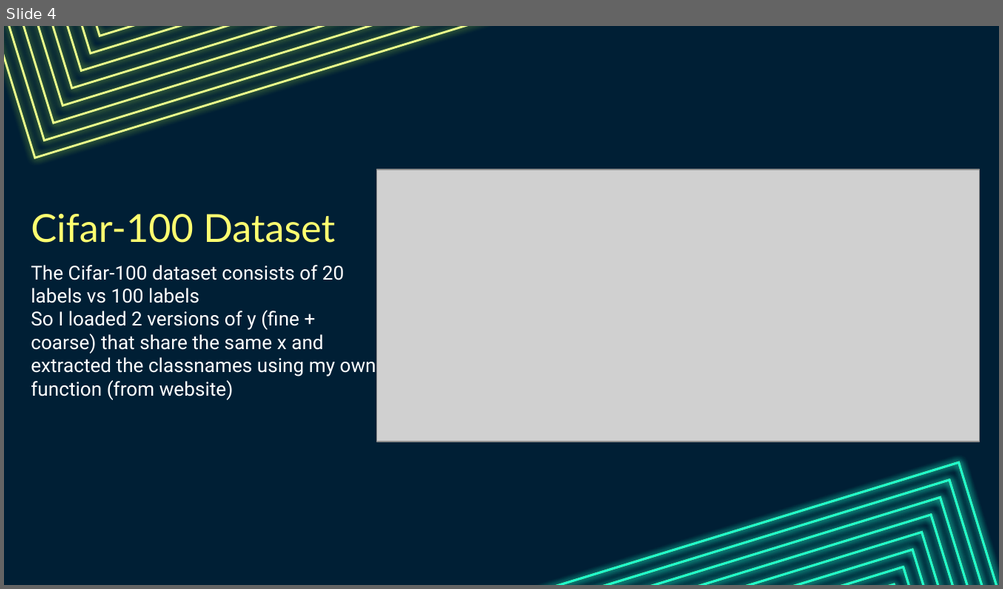
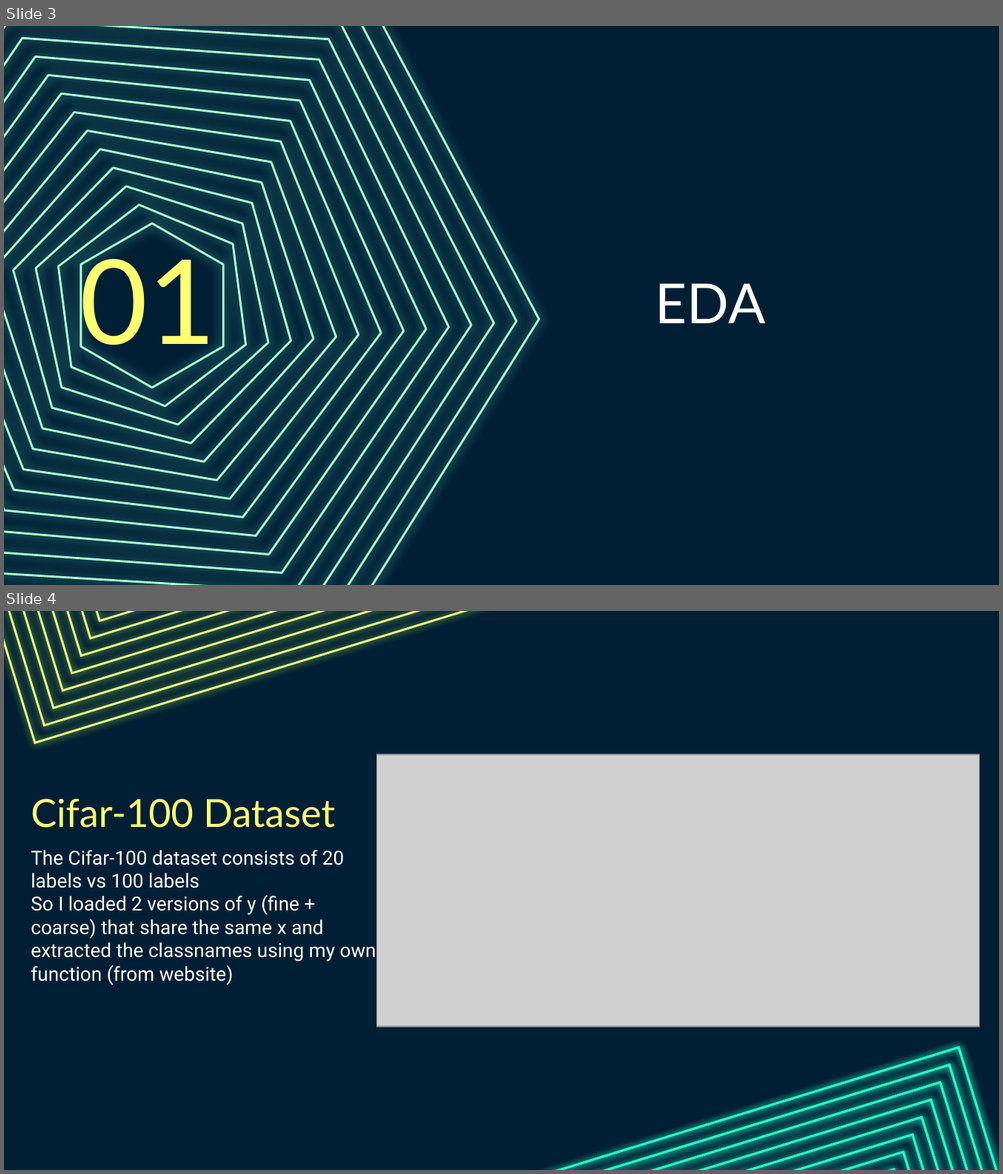
Before and after one commit to Amirrahman19/DeepLearning, a slide deck: CA1/PartB/Cifar100.pptx. Shown one above the other, each under a label of ours: slide 4 before the commit, slides 3 and 4 after it. The pictures are 1003x589 and 1003x1174 pixels, drawn with LibreOffice and Linux fonts; fonts in the diff are those of the drawing; grey boxes stand for pictures. Boxes give left, top, right and bottom in pixels: in the first picture for what was removed or moved away, otherwise in the second. Text is boxed around its words. In the diff, an @@ line names an element or a change of style, - is before the commit and + after.

```diff
--- a/CA1/PartB/Cifar100.pptx
+++ b/CA1/PartB/Cifar100.pptx
@@ slide 3 added at (4, 26, 999, 585), background #001F35 @@
@@ group added at (4, 26, 539, 585): 15 freeform shapes @@
@@ title added at (80, 243, 216, 365), 85 pt, text #FFFF70 @@
+01
@@ title added at (655, 284, 765, 323), 40 pt, text #FFFFFF @@
+EDA
```
Also in this commit, not shown: 5 slides changed, 14 slides removed, 2 other files.
